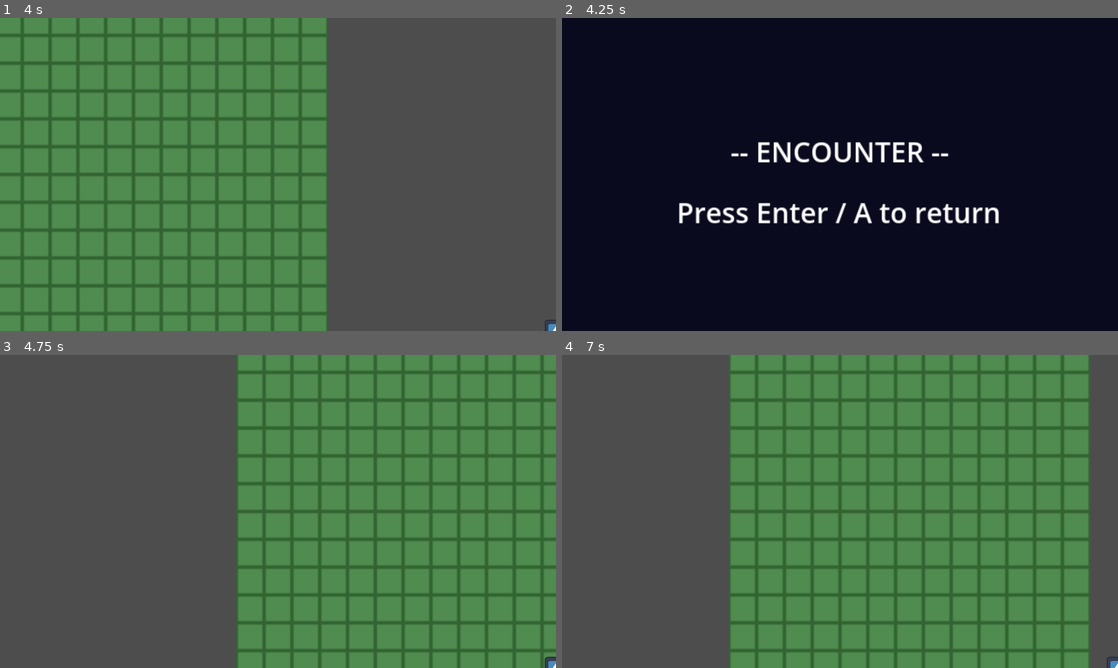
Above: before the commit, frames 1-4 (two rows, left to right).
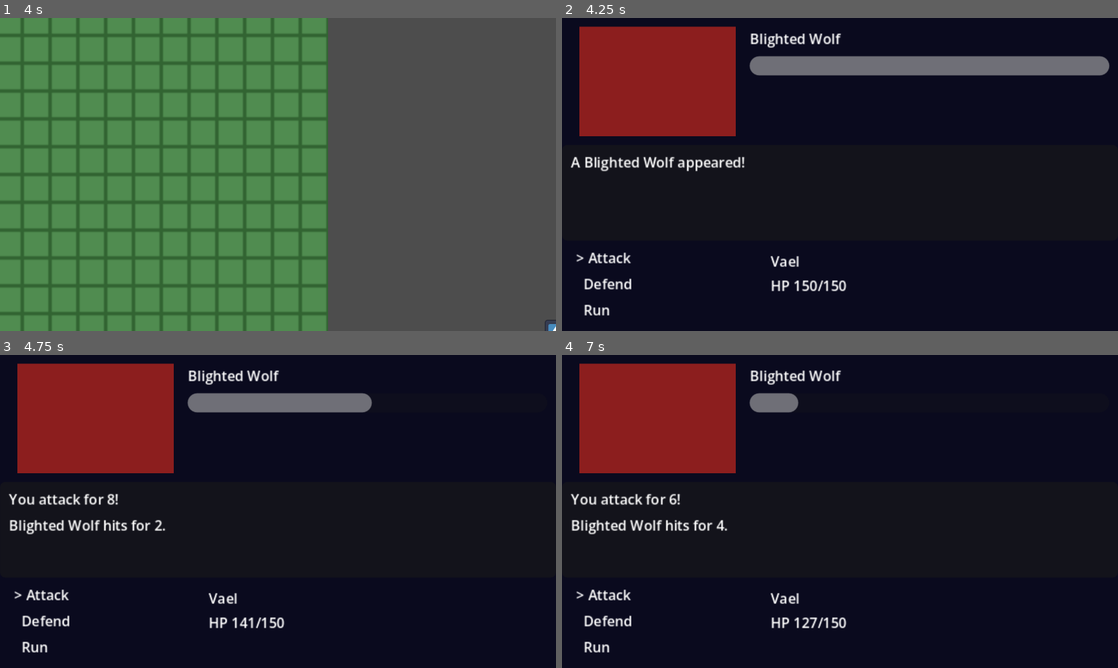
Above: after the commit, the same moments.

Repository: corytomlinson-oss/project_divine_light
Game: Godot game, scene res://scenes/overworld/Overworld.tscn
Same seed, same stepped clock (60 frames per second), same inputs: the game is played once before the commit and once after it. The engine's default icon, where the game draws it, is replaced by a stand-in: a white triangle on a blue panel in a dark square.
Inputs:
- Up to frame 1 (4 s): tap Enter (ui_accept) at 0.5, 0.6, 0.77, 1.07, 1.35, 1.52, 1.82, 2.1, 2.85, 3.02, 3.32, 3.6, 3.77 s; hold Right (ui_right) 0.53-1.28 s; hold Down (ui_down) 1.28-2.03 s; hold Right (ui_right) 2.03-2.78 s; hold Up (ui_up) 2.78-3.53 s; hold Left (ui_left) from 3.53 s (still down)
- Up to frame 2 (4.25 s): keep holding Left (ui_left); tap Enter (ui_accept) at 4.07 s
- Up to frame 3 (4.75 s): keep holding Left (ui_left); tap Enter (ui_accept) at 4.25, 4.35, 4.52 s
- Up to frame 4 (7 s): tap Enter (ui_accept) at 4.82, 5.1, 5.85, 6.02, 6.32, 6.6, 6.77 s; release Left (ui_left) at 5.03 s; hold Down (ui_down) 5.03-5.78 s; hold Right (ui_right) 5.78-6.53 s; hold Up (ui_up) from 6.53 s (still down)

Frame 1 is identical in both runs. In frame 2, 19% of the frame differs, in the area x 1-99%, y 2-96%; in frame 3, 100%; in frame 4, 100%, in the area x 0-100%, y 0-100%.

Commit message:
Milestone 3: basic turn-based battle system
1v1 battle with Attack/Defend/Run. Cursor-based action menu (up/down arrows,
Enter to confirm). Enemy HP bar drains on hit. Defend halves incoming damage.
Victory and defeat states return to overworld on Enter.

Also set window size override to 960x540 for readable PC development window.

Co-Authored-By: Claude Sonnet 4.6 <noreply@anthropic.com>

Diff:
--- a/divine-light/project.godot
+++ b/divine-light/project.godot
@@ -19,6 +19,8 @@
 
 window/size/viewport_width=320
 window/size/viewport_height=180
+window/size/window_width_override=960
+window/size/window_height_override=540
 window/stretch/mode="canvas_items"
 window/stretch/aspect="expand"
 
--- a/divine-light/scenes/battle/Battle.tscn
+++ b/divine-light/scenes/battle/Battle.tscn
@@ -10,18 +10,80 @@
 offset_bottom = 180.0
 color = Color(0.04, 0.04, 0.12, 1)
 
-[node name="BattleLabel" type="Label" parent="."]
+[node name="EnemySprite" type="ColorRect" parent="."]
+offset_left = 10.0
+offset_top = 5.0
+offset_right = 100.0
+offset_bottom = 68.0
+color = Color(0.55, 0.12, 0.12, 1)
+
+[node name="EnemyArea" type="Node2D" parent="."]
+
+[node name="EnemyName" type="Label" parent="EnemyArea"]
+offset_left = 108.0
+offset_top = 6.0
+offset_right = 315.0
+offset_bottom = 18.0
+theme_override_font_sizes/font_size = 8
+text = "Enemy"
+
+[node name="EnemyHPBar" type="ProgressBar" parent="EnemyArea"]
+offset_left = 108.0
+offset_top = 22.0
+offset_right = 315.0
+offset_bottom = 33.0
+max_value = 100.0
+value = 100.0
+show_percentage = false
+
+[node name="MessageBox" type="Panel" parent="."]
 offset_left = 0.0
-offset_top = 65.0
+offset_top = 73.0
 offset_right = 320.0
-offset_bottom = 85.0
-text = "-- ENCOUNTER --"
-horizontal_alignment = 1
+offset_bottom = 128.0
 
-[node name="ReturnLabel" type="Label" parent="."]
-offset_left = 0.0
-offset_top = 100.0
-offset_right = 320.0
-offset_bottom = 120.0
-text = "Press Enter / A to return"
-horizontal_alignment = 1
+[node name="MessageLabel" type="Label" parent="MessageBox"]
+offset_left = 5.0
+offset_top = 4.0
+offset_right = 315.0
+offset_bottom = 51.0
+theme_override_font_sizes/font_size = 8
+autowrap_mode = 3
+text = ""
+
+[node name="ActionMenu" type="VBoxContainer" parent="."]
+offset_left = 8.0
+offset_top = 132.0
+offset_right = 115.0
+offset_bottom = 176.0
+theme_override_constants/separation = 3
+
+[node name="Option0" type="Label" parent="ActionMenu"]
+theme_override_font_sizes/font_size = 8
+text = "> Attack"
+
+[node name="Option1" type="Label" parent="ActionMenu"]
+theme_override_font_sizes/font_size = 8
+text = "  Defend"
+
+[node name="Option2" type="Label" parent="ActionMenu"]
+theme_override_font_sizes/font_size = 8
+text = "  Run"
+
+[node name="PlayerArea" type="Node2D" parent="."]
+
+[node name="PlayerName" type="Label" parent="PlayerArea"]
+offset_left = 120.0
+offset_top = 134.0
+offset_right = 315.0
+offset_bottom = 146.0
+theme_override_font_sizes/font_size = 8
+text = "Vael"
+
+[node name="PlayerHPLabel" type="Label" parent="PlayerArea"]
+offset_left = 120.0
+offset_top = 148.0
+offset_right = 315.0
+offset_bottom = 160.0
+theme_override_font_sizes/font_size = 8
+text = "HP 150/150"
--- a/divine-light/scripts/battle/Battle.gd
+++ b/divine-light/scripts/battle/Battle.gd
@@ -1,5 +1,113 @@
 extends Node2D
 
+enum State { PLAYER_TURN, BATTLE_OVER }
+
+var player_hp: int = 150
+var player_max_hp: int = 150
+var player_atk: int = 10
+var player_def: int = 5
+var player_defending: bool = false
+
+var enemy_display_name: String = "Blighted Wolf"
+var enemy_hp: int = 50
+var enemy_max_hp: int = 50
+var enemy_atk: int = 8
+var enemy_def: int = 3
+
+var state: State = State.PLAYER_TURN
+var _menu_cursor: int = 0
+var _menu_options: Array = ["Attack", "Defend", "Run"]
+var _option_labels: Array = []
+
+@onready var message_label: Label = $MessageBox/MessageLabel
+@onready var enemy_hp_bar: ProgressBar = $EnemyArea/EnemyHPBar
+@onready var enemy_name_label: Label = $EnemyArea/EnemyName
+@onready var player_hp_label: Label = $PlayerArea/PlayerHPLabel
+@onready var action_menu: VBoxContainer = $ActionMenu
+
+
+func _ready() -> void:
+	_option_labels = [
+		$ActionMenu/Option0,
+		$ActionMenu/Option1,
+		$ActionMenu/Option2,
+	]
+	enemy_name_label.text = enemy_display_name
+	_update_ui()
+	_update_menu()
+	message_label.text = "A %s appeared!" % enemy_display_name
+
+
 func _process(_delta: float) -> void:
-	if Input.is_action_just_pressed("ui_accept"):
+	if state == State.PLAYER_TURN:
+		_handle_menu_input()
+	elif state == State.BATTLE_OVER and Input.is_action_just_pressed("ui_accept"):
 		get_tree().change_scene_to_file("res://scenes/overworld/Overworld.tscn")
+
+
+func _handle_menu_input() -> void:
+	if Input.is_action_just_pressed("ui_down"):
+		_menu_cursor = (_menu_cursor + 1) % _menu_options.size()
+		_update_menu()
+	elif Input.is_action_just_pressed("ui_up"):
+		_menu_cursor = (_menu_cursor - 1 + _menu_options.size()) % _menu_options.size()
+		_update_menu()
+	elif Input.is_action_just_pressed("ui_accept"):
+		match _menu_cursor:
+			0: _on_attack()
+			1: _on_defend()
+			2: _on_run()
+
+
+func _update_menu() -> void:
+	for i in _option_labels.size():
+		_option_labels[i].text = ("> " if i == _menu_cursor else "  ") + _menu_options[i]
+
+
+func _update_ui() -> void:
+	enemy_hp_bar.value = float(enemy_hp) / float(enemy_max_hp) * 100.0
+	player_hp_label.text = "HP %d/%d" % [player_hp, player_max_hp]
+
+
+func _on_attack() -> void:
+	player_defending = false
+	var dmg := maxi(1, player_atk - enemy_def + randi_range(-2, 2))
+	enemy_hp = maxi(0, enemy_hp - dmg)
+	_update_ui()
+
+	if enemy_hp == 0:
+		message_label.text = "You attack for %d!\n%s is defeated!\nPress Enter to continue." % [dmg, enemy_display_name]
+		state = State.BATTLE_OVER
+		action_menu.visible = false
+		return
+
+	_enemy_turn("You attack for %d!" % dmg)
+
+
+func _on_defend() -> void:
+	player_defending = true
+	_enemy_turn("You brace for impact!")
+
+
+func _on_run() -> void:
+	get_tree().change_scene_to_file("res://scenes/overworld/Overworld.tscn")
+
+
+func _enemy_turn(player_action_text: String) -> void:
+	var effective_def := player_def * 2 if player_defending else player_def
+	var dmg := maxi(1, enemy_atk - effective_def + randi_range(-1, 1))
+	player_hp = maxi(0, player_hp - dmg)
+	player_defending = false
+	_update_ui()
+
+	var suffix := " (reduced!)" if effective_def > player_def else ""
+
+	if player_hp == 0:
+		message_label.text = "%s\n%s hits for %d%s.\nDefeated! Press Enter." % [
+				player_action_text, enemy_display_name, dmg, suffix]
+		state = State.BATTLE_OVER
+		action_menu.visible = false
+		return
+
+	message_label.text = "%s\n%s hits for %d%s." % [
+			player_action_text, enemy_display_name, dmg, suffix]
